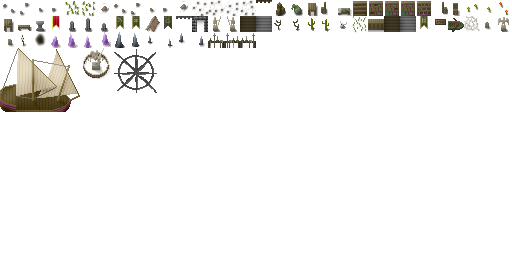
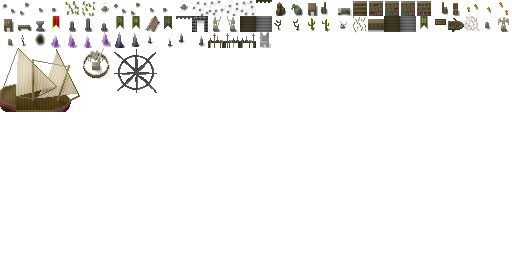
Layers edited between the first and the second 512 × 256 image:
painted on "shade" over (x1=260, y1=32, x2=272, y2=48)
